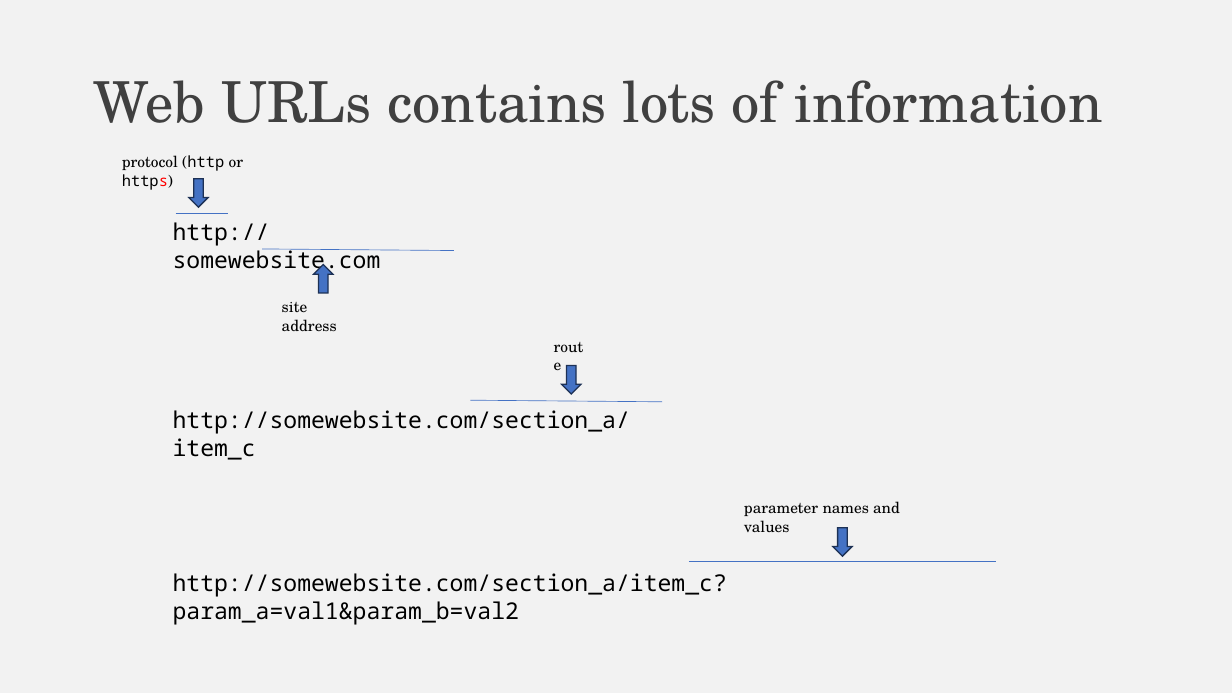
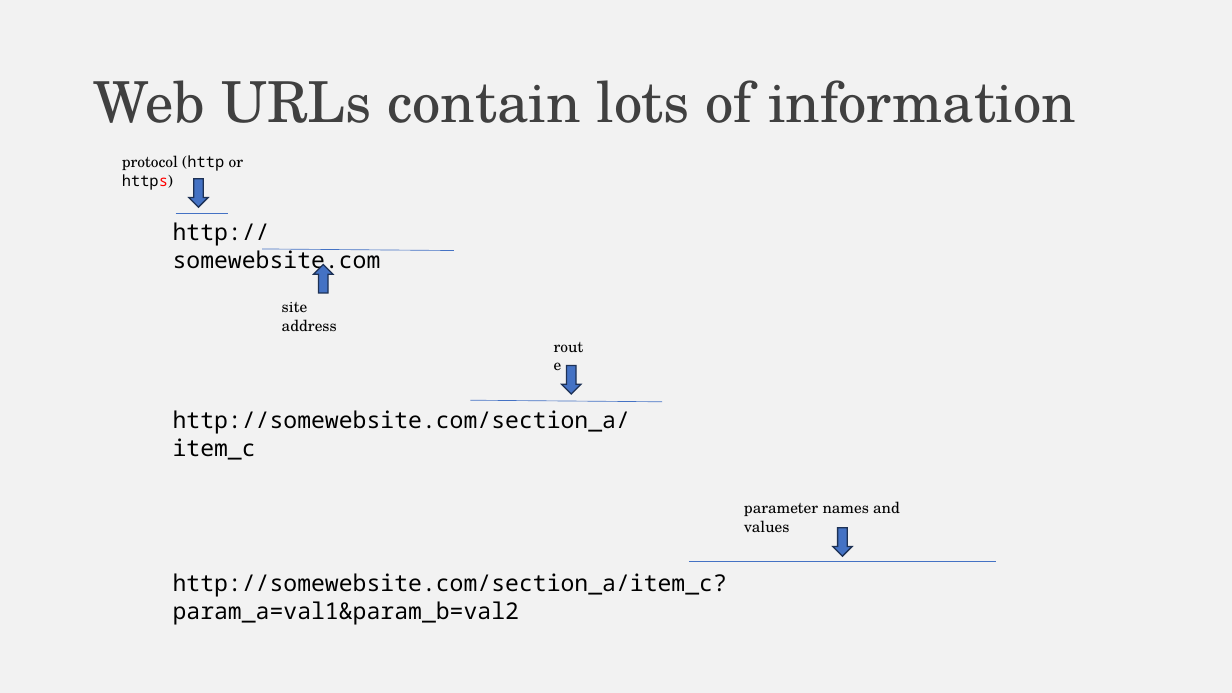
Before and after one commit to falconair/ProgrammingForAnalytics, a slide deck: slide 13 of lectures/075_web_under_the_hood/The web, under the hood.pptx. Drawn at 1232x693 pixels with LibreOffice and Linux fonts; fonts in the diff are those of the drawing. Boxes give left, top, right and bottom in pixels: in the first picture for what was removed or moved away, otherwise in the second. Text is boxed around its words. In the diff, an @@ line names an element or a change of style, - is before the commit and + after.

```diff
--- a/lectures/075_web_under_the_hood/The web, under the hood.pptx
+++ b/lectures/075_web_under_the_hood/The web, under the hood.pptx
@@ title at <box>94,80,1076,123</box>: text changed @@
-Web URLs contains lots of information
+Web URLs contain lots of information
```
Also in this commit, not shown: 2 other slides changed, 1 slide added, 1 other file.
